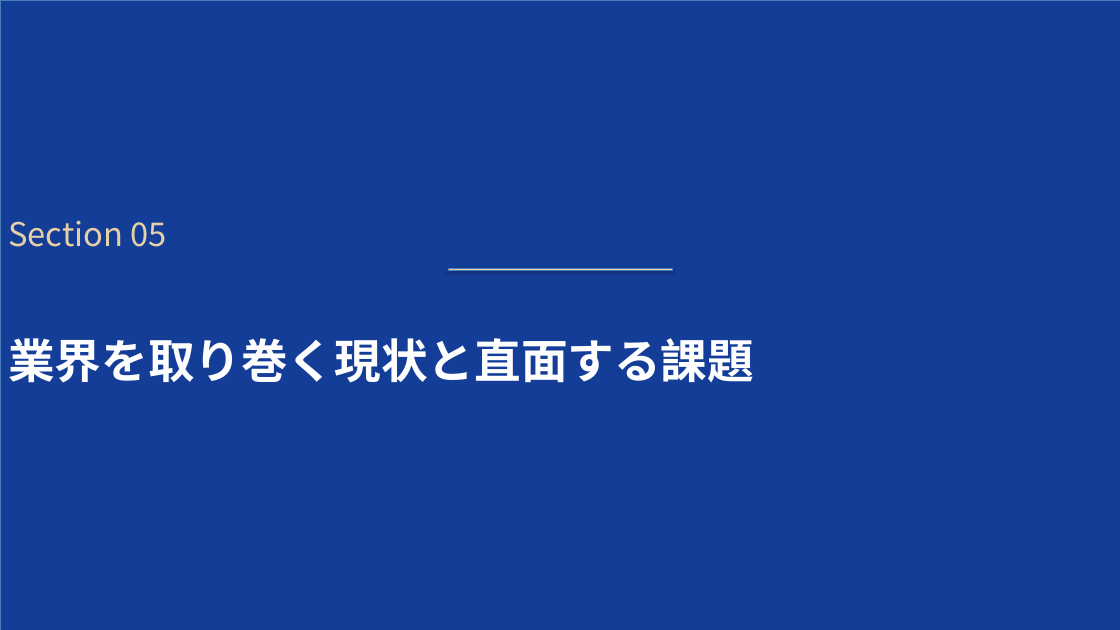
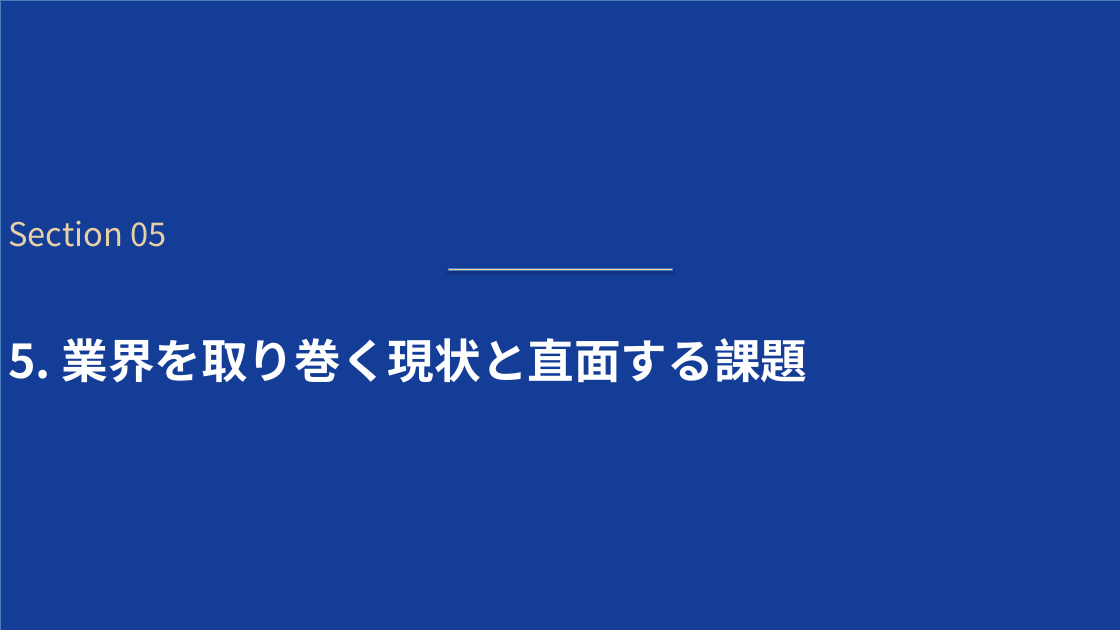
Before and after one commit to xilicrysta/bank-pptx, a slide deck: slide 15 of bank_industry_presentation.pptx. Drawn at 1120x630 pixels with LibreOffice and Linux fonts; fonts in the diff are those of the drawing. Boxes give left, top, right and bottom in pixels: in the first picture for what was removed or moved away, otherwise in the second. Text is boxed around its words. In the diff, an @@ line names an element or a change of style, - is before the commit and + after.

```diff
--- a/bank_industry_presentation.pptx
+++ b/bank_industry_presentation.pptx
@@ text at (8, 338, 807, 383): text changed @@
-業界を取り巻く現状と直面する課題
+5. 業界を取り巻く現状と直面する課題
```
Also in this commit, not shown: 6 other slides changed, 1 other file.
